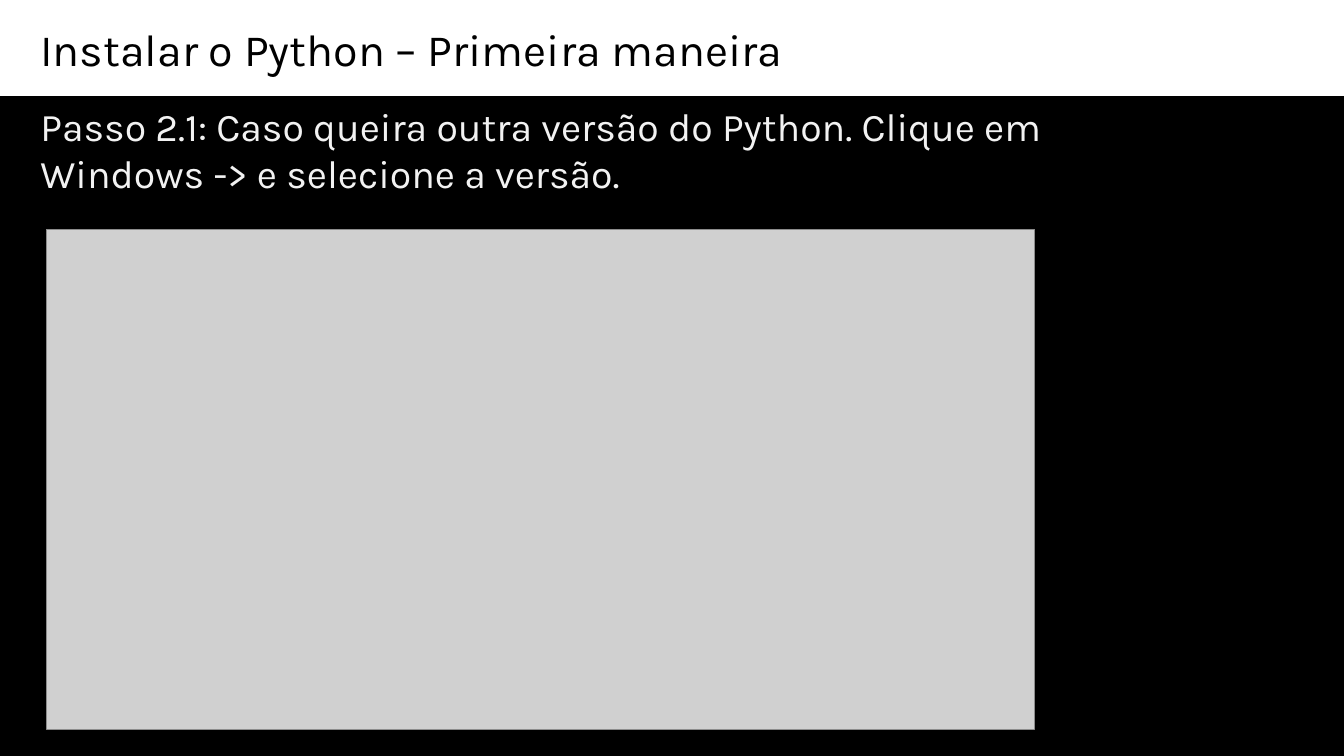
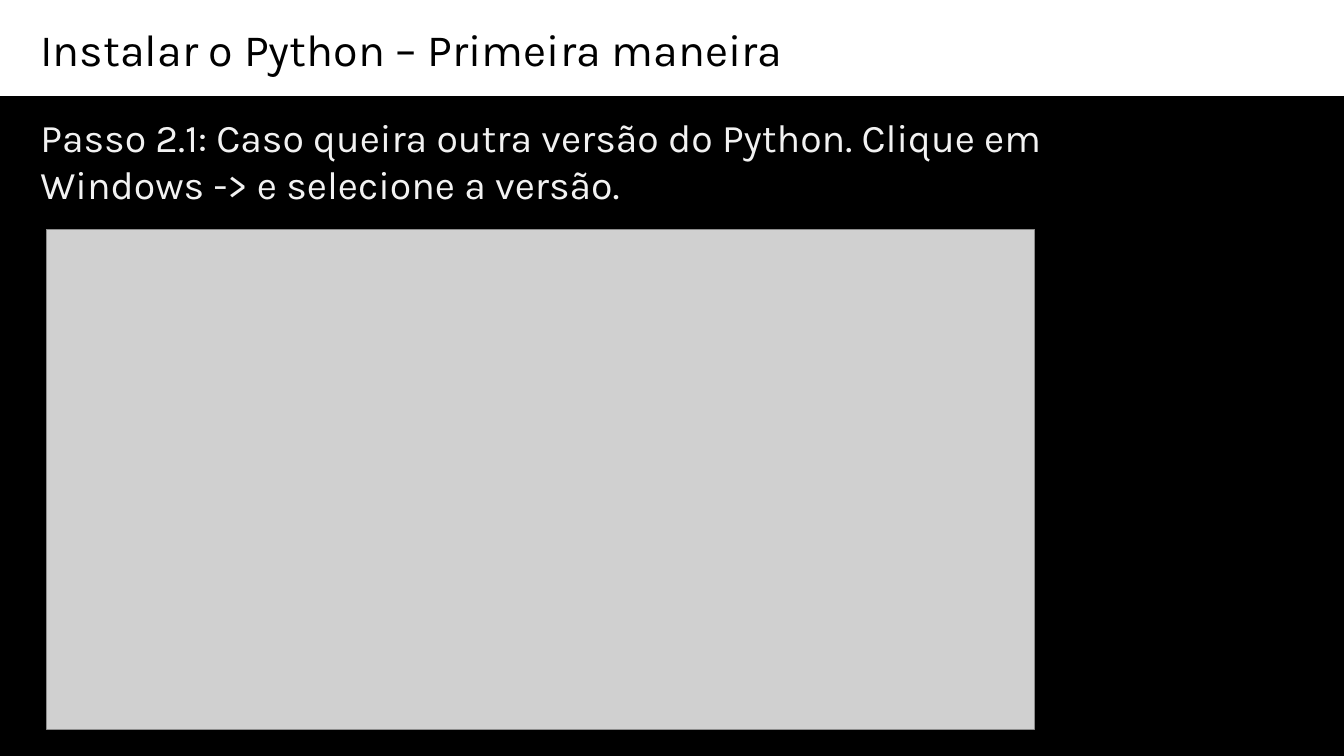
Before and after one commit to gabrielpcavalcanti/Guia-definitivo-do-Python, a slide deck: slide 6 of Aulas/01_PreparacoesIniciais/Instalacao_do_python.pptx. Drawn at 1344x756 pixels with LibreOffice and Linux fonts; fonts in the diff are those of the drawing; grey boxes stand for pictures. Boxes give left, top, right and bottom in pixels: in the first picture for what was removed or moved away, otherwise in the second. Text is boxed around its words. In the diff, an @@ line names an element or a change of style, - is before the commit and + after.

```diff
--- a/Aulas/01_PreparacoesIniciais/Instalacao_do_python.pptx
+++ b/Aulas/01_PreparacoesIniciais/Instalacao_do_python.pptx
@@ text "Passo 2.1: Caso queira outra ...": place and size @@
-text "Passo 2.1: Caso queira outra ..." at <box>40,114,1041,189</box>
+text "Passo 2.1: Caso queira outra ..." at <box>40,125,1041,200</box>
```
Also in this commit, not shown: 4 other slides changed, 2 slides added, 7 other files.
